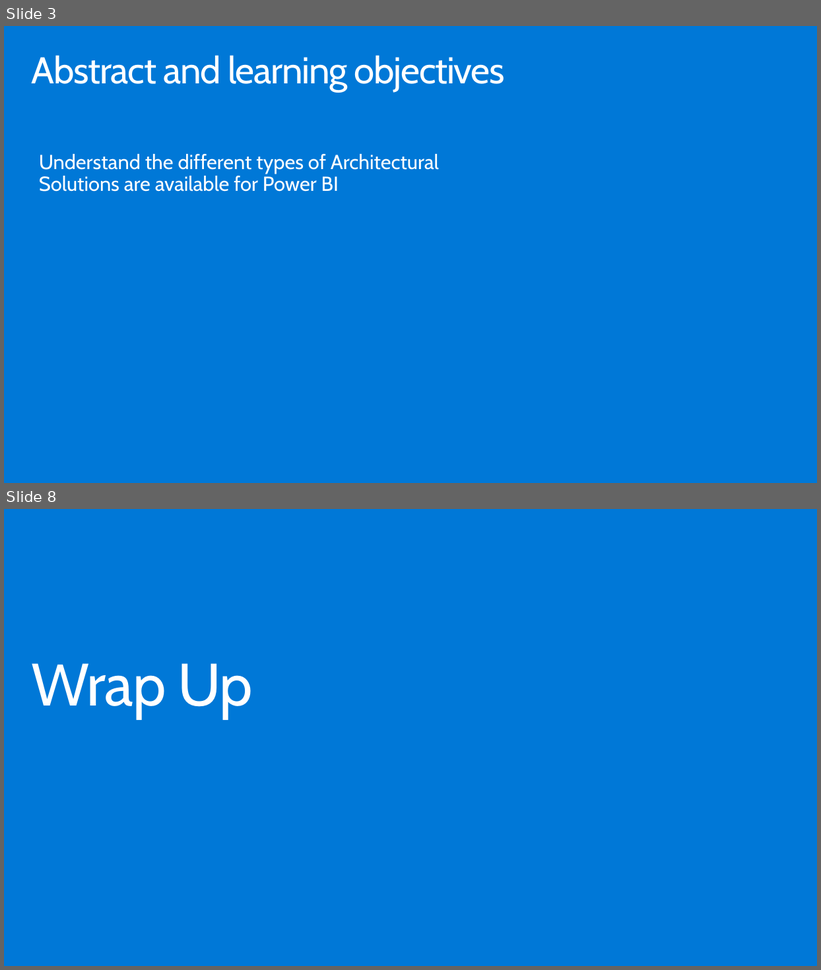
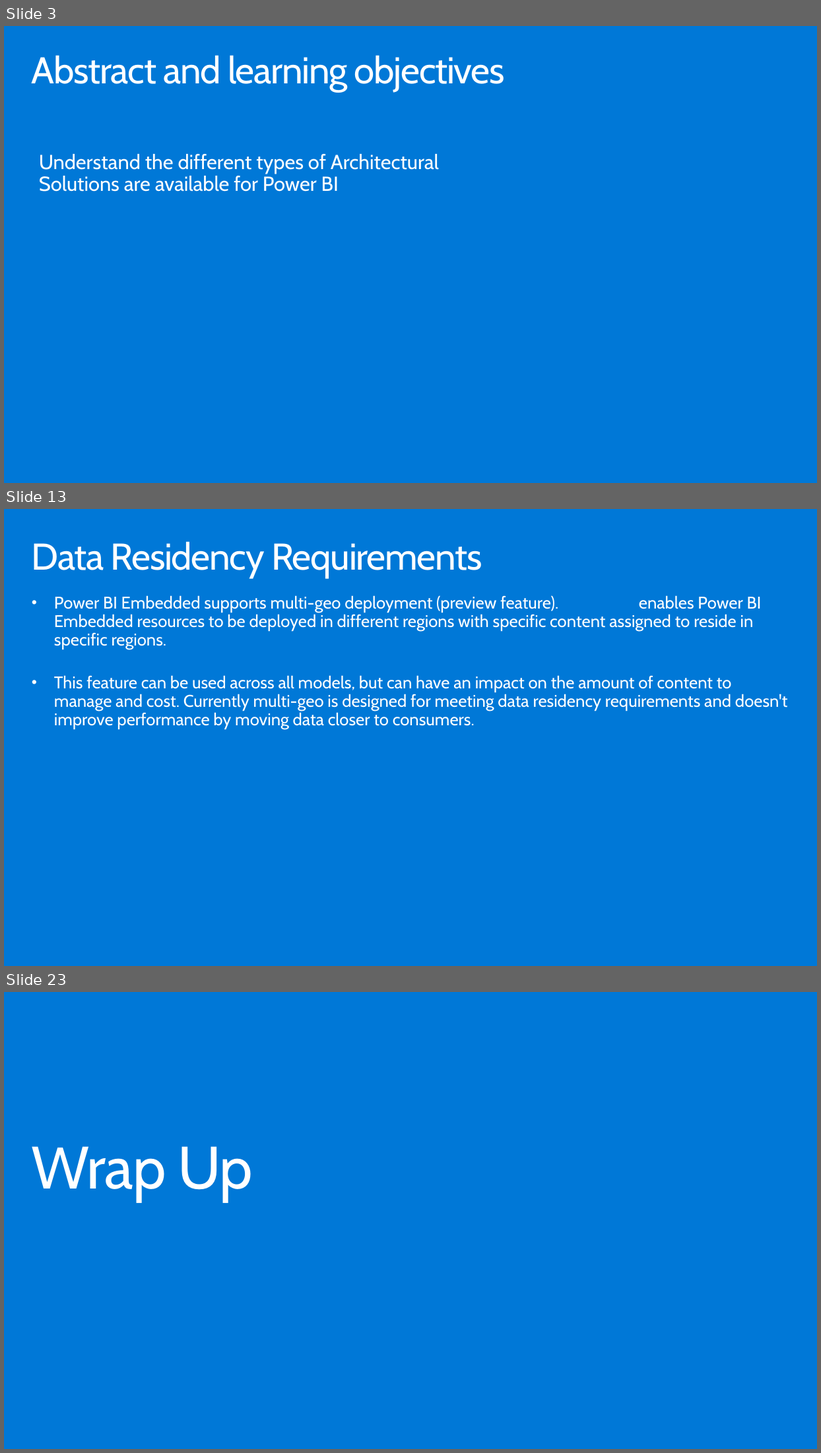
Before and after one commit to hnc198/AzurePowerBI, a slide deck: 4. Hands-on Modules/Architectural Designs/1. Architectural Designs.pptx. Shown one above the other, each under a label of ours: slides 3 and 8 before the commit, slides 3, 13 and 23 after it; the slides between them are not shown. The pictures are 821x970 and 821x1453 pixels, drawn with LibreOffice and Linux fonts; fonts in the diff are those of the drawing. Boxes give left, top, right and bottom in pixels: in the first picture for what was removed or moved away, otherwise in the second. Text is boxed around its words. In the diff, an @@ line names an element or a change of style, - is before the commit and + after.

```diff
--- a/4. Hands-on Modules/Architectural Designs/1. Architectural Designs.pptx
+++ b/4. Hands-on Modules/Architectural Designs/1. Architectural Designs.pptx
@@ slide 13 added at (4, 509, 817, 966), background #0078D7 @@
@@ title added at (32, 541, 482, 578), 44 pt, text #FFFFFF @@
+Data Residency Requirements
@@ text added at (54, 595, 787, 729), 20 pt, text #FFFFFF @@
+• Power BI Embedded supports multi-geo deployment (preview feature). Multi-Geo enables Power BI Embedded resources to be deployed in different regions with specific content assigned to reside in specific regions.
+• This feature can be used across all models, but can have an impact on the amount of content to manage and cost. Currently multi-geo is designed for meeting data residency requirements and doesn't improve performance by moving data closer to consumers.
@@ what was slide 8 is now slide 23 @@
```
Also in this commit, not shown: 4 slides changed, 14 other slides added, 4 other files.
